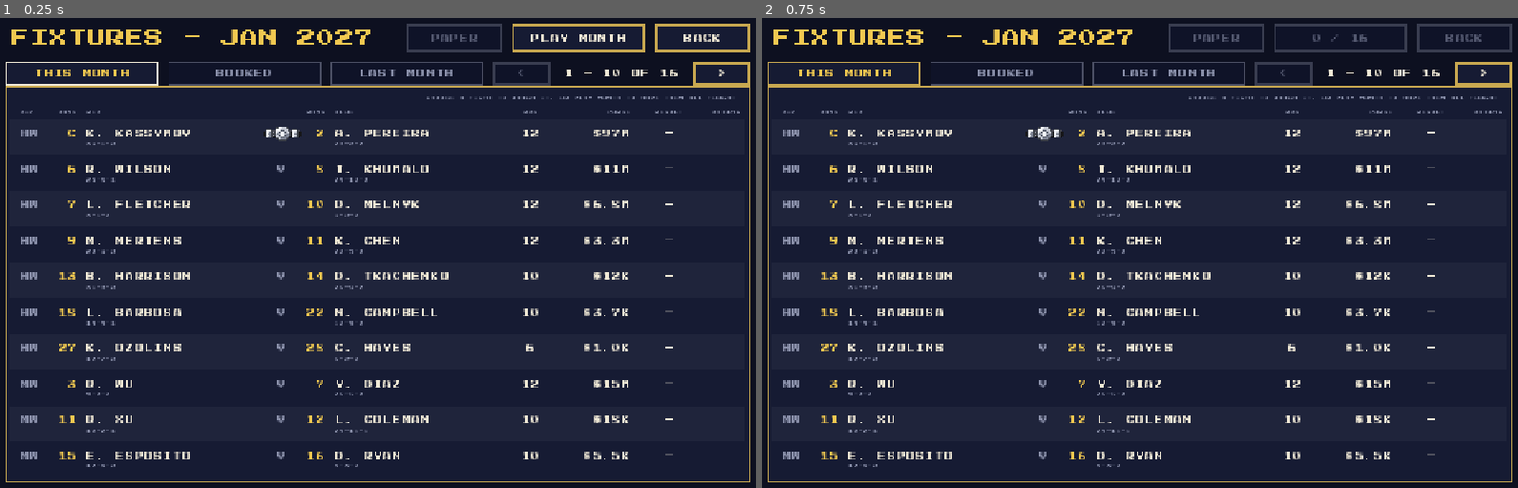
Above: before the commit, frames 1-2 (left to right).
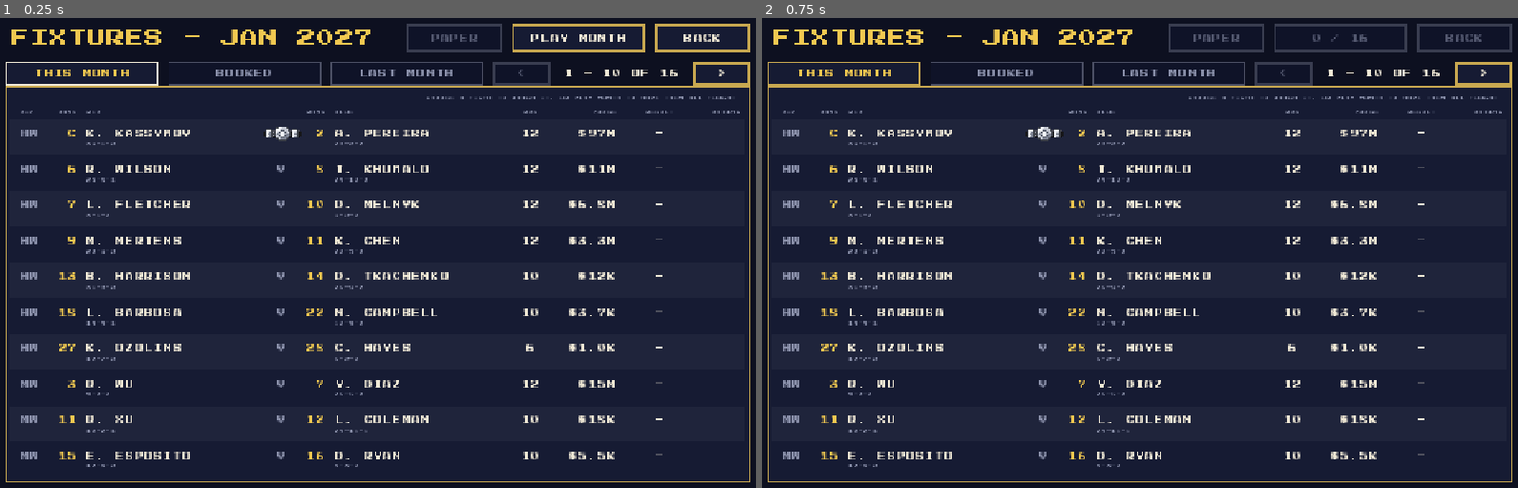
Above: after the commit, the same moments.

Repository: badgersoft/IBM27
Game: Godot game, scene res://scenes/fixtures.tscn
The game is run twice, just before and just after one commit, with the same random seed, the same clock (stepped at 60 frames per second) and the same inputs. This scene is started directly instead of the project's main scene.
Inputs:
- Up to frame 1 (0.25 s): no input
- Up to frame 2 (0.75 s): click "PLAY MONTH" at 0.5 s

The runs differ from the first frame. In frame 1, 0.9% of the frame differs, in the area x 75-90%, y 19-94%; in frame 2, 0.9%.

Commit message:
0.1.21: POINTS in the round-up, full verdicts in the results
The round-up says "(POINTS)" for any decision and "DREW" for a draw.
The results tables keep a short RESULT (KO 7, POINTS, DRAW) with the full
verdict under it (UNANIMOUS DECISION, SPLIT DRAW, TECHNICAL KNOCKOUT...).

Co-Authored-By: Claude Opus 5.5 <noreply@anthropic.com>
Claude-Session: https://claude.ai/code/session_01PF6KKrB4uHprcLjw7ppdzy

Diff:
--- a/project.godot
+++ b/project.godot
@@ -12,7 +12,7 @@
 
 config/name="International Boxing Manager 2027"
 config/description="An ode to 1985's Barry McGuigan World Championship Boxing. By Badger-soft."
-config/version="0.1.20"
+config/version="0.1.21"
 run/main_scene="res://scenes/main_menu.tscn"
 config/features=PackedStringArray("4.7", "GL Compatibility")
 boot_splash/bg_color=Color(0.051, 0.063, 0.125, 1)
--- a/scripts/ui/fixture_table.gd
+++ b/scripts/ui/fixture_table.gd
@@ -5,7 +5,10 @@
 ##
 ##   DIV  RANK RED CORNER         V   RANK BLUE CORNER     RDS   PURSE  RESULT  RATING
 ##   HW      C A. PEREIRA      [belt]    1 D. WATANABE      12   $100M   KO 7    8.4
-##              29-2-2                     22-2-0
+##              29-2-2                     22-2-0                 KNOCKOUT
+##
+## RESULT is short (KO 7, TKO 3, POINTS, DRAW) with the full verdict in
+## small type under it (UNANIMOUS DECISION, SPLIT DRAW, KNOCKOUT...).
 ##
 ## A title fight has the belt where the V would be. Once a fight is over the
 ## winner's name is gold, the loser's dim, and the result and its
@@ -24,6 +27,10 @@
 const RECORD_Y := 30             ## ...and a caption line under it.
 const PAGE_SIZE := 10
 const NAME_CHARS := 16
+## The verdict under RESULT: centred on that column, wide enough for
+## "UNANIMOUS DECISION" (it runs under the empty space below the purse and
+## the rating).
+const VERDICT_W := 176
 
 ## [caption, x, width, alignment]
 const COLUMNS := [
@@ -34,8 +41,8 @@
 	["RANK",    504,  32, HORIZONTAL_ALIGNMENT_RIGHT],
 	["BLUE",    552, 288, HORIZONTAL_ALIGNMENT_LEFT],
 	["RDS",     848,  64, HORIZONTAL_ALIGNMENT_CENTER],
-	["PURSE",   920, 128, HORIZONTAL_ALIGNMENT_RIGHT],
-	["RESULT", 1064,  96, HORIZONTAL_ALIGNMENT_CENTER],
+	["PURSE",   920, 104, HORIZONTAL_ALIGNMENT_RIGHT],
+	["RESULT", 1040, 112, HORIZONTAL_ALIGNMENT_CENTER],
 	["RATING", 1168,  64, HORIZONTAL_ALIGNMENT_RIGHT],
 ]
 const DIVISION_SHORT: Array[String] = ["LW", "MW", "HW"]
@@ -116,6 +123,10 @@
 		var col: Array = COLUMNS[2 if corner == 0 else 5]
 		var record := UiTheme.label(b.record(), UiTheme.CAPTION, Palette.UI_TEXT_DIM)
 		_rows.add_child(UiTheme.place(record, col[1], y + RECORD_Y, col[2], UiTheme.CAPTION))
+	if f.is_done():
+		var res: Array = COLUMNS[8]
+		var verdict := UiTheme.label(f.verdict_text(), UiTheme.CAPTION, Palette.UI_TEXT_DIM, HORIZONTAL_ALIGNMENT_CENTER)
+		_rows.add_child(UiTheme.place(verdict, res[1] + (res[2] - VERDICT_W) / 2.0, y + RECORD_Y, VERDICT_W, UiTheme.CAPTION))
 	if f.title:
 		var belt := BeltIcon.new(2)
 		var mid: Array = COLUMNS[3]
--- a/scripts/world/fixture.gd
+++ b/scripts/world/fixture.gd
@@ -69,7 +69,29 @@
 	var method: String = result["method"]
 	if method in ["KO", "TKO"]:
 		return "%s %d" % [method, result["round"]]
-	return method
+	if method == "DRAW":
+		return "DRAW"
+	return "POINTS"
+
+
+## The full verdict, for the record: "UNANIMOUS DECISION", "SPLIT DECISION",
+## "MAJORITY DECISION", "SPLIT DRAW" (or UNANIMOUS / MAJORITY DRAW),
+## "KNOCKOUT" or "TECHNICAL KNOCKOUT" (three knockdowns in a round).
+func verdict_text() -> String:
+	if not is_done():
+		return ""
+	match result["method"]:
+		"KO":
+			return "KNOCKOUT"
+		"TKO":
+			return "TECHNICAL KNOCKOUT"
+		"UD":
+			return "UNANIMOUS DECISION"
+		"SD":
+			return "SPLIT DECISION"
+		"MD":
+			return "MAJORITY DECISION"
+	return ("%s DRAW" % str(result.get("detail", ""))).strip_edges()
 
 
 # ----------------------------------------------------------------------------
--- a/scripts/world/newspaper.gd
+++ b/scripts/world/newspaper.gd
@@ -19,7 +19,8 @@
 ## A rematch says so, with the head to head after it: "IT WAS THEIR SECOND
 ## MEETING: COTE LEADS THEIR SERIES 2-0." In the round-up each fight is one
 ## line of at most ROUNDUP_CHARS: "COTE BEAT SMITH (KO R3), LEADS 2-0." (the
-## series only if it fits).
+## series only if it fits). A decision is just "(POINTS)"; the results page
+## has the full verdict.
 ##
 ## Returns {"month", "date", "headline", "standfirst", "stories": [{"title",
 ## "text"}], "roundup": [String], "notes": [String], "results": [Fixture]}. Everything is upper
@@ -159,8 +160,8 @@
 	return out
 
 
-## One round-up line: "COTE BEAT SMITH (KO R3).", "COTE BEAT SMITH (UD),
-## LEADS 2-0." or "COTE AND SMITH DREW (SPLIT), LEVEL 1-1-1.". The series
+## One round-up line: "COTE BEAT SMITH (KO R3).", "COTE BEAT SMITH
+## (POINTS), LEADS 2-0." or "COTE AND SMITH DREW, LEVEL 1-1-1.". The series
 ## goes on the end of a rematch only if the line still fits ROUNDUP_CHARS.
 static func _roundup_line(f: Fixture, season: Season) -> String:
 	var w := f.winner()
@@ -168,8 +169,7 @@
 	var h := season.head_to_head(f.red, f.blue)
 	var series := ""
 	if w == null:
-		var kind := str(f.result.get("detail", "")).strip_edges()
-		line = "%s AND %s DREW%s" % [f.red.last_name.to_upper(), f.blue.last_name.to_upper(), " (%s)" % kind if kind != "" else ""]
+		line = "%s AND %s DREW" % [f.red.last_name.to_upper(), f.blue.last_name.to_upper()]
 		if h[0] == h[1]:
 			series = ", LEVEL %s" % Season.series_score(h)
 	else:
@@ -189,12 +189,12 @@
 	return line + "."
 
 
-## "KO R3", "TKO R10", or the decision: "UD", "SD", "MD".
+## "KO R3", "TKO R10", or "POINTS" for any decision.
 static func _result_short(f: Fixture) -> String:
 	var method: String = f.result["method"]
 	if method in ["KO", "TKO"]:
 		return "%s R%d" % [method, f.result["round"]]
-	return method
+	return "POINTS"
 
 
 ## Adds the head to head to [param story] if [param f] was a rematch.
Binary file changed: docs/screenshots/fixtures.png
Binary file changed: docs/screenshots/main_menu.png
Binary file changed: docs/screenshots/newspaper.png
Binary file changed: docs/screenshots/newspaper_results.png
Not shown, changed: CHANGELOG.md
Not shown, changed: README.md
